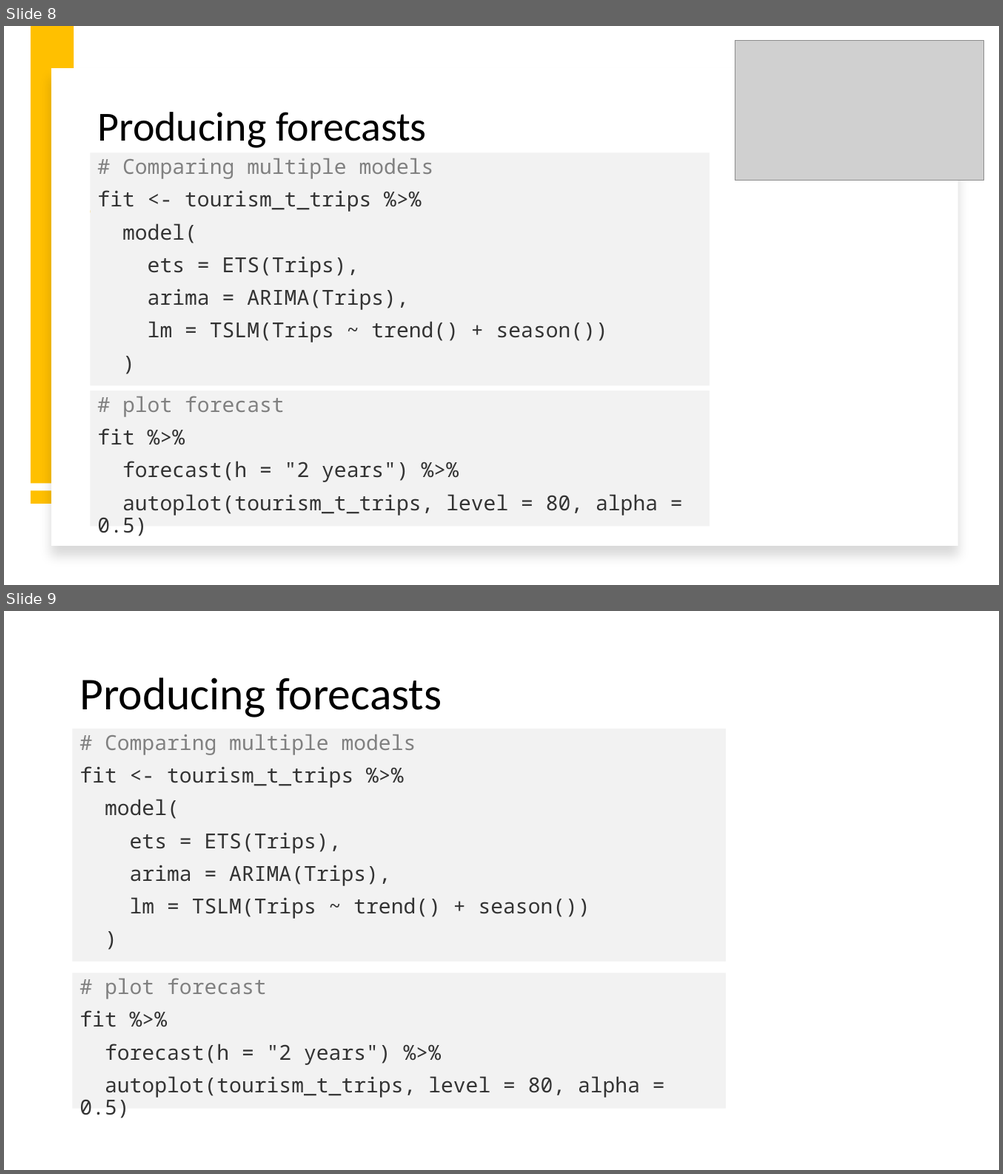
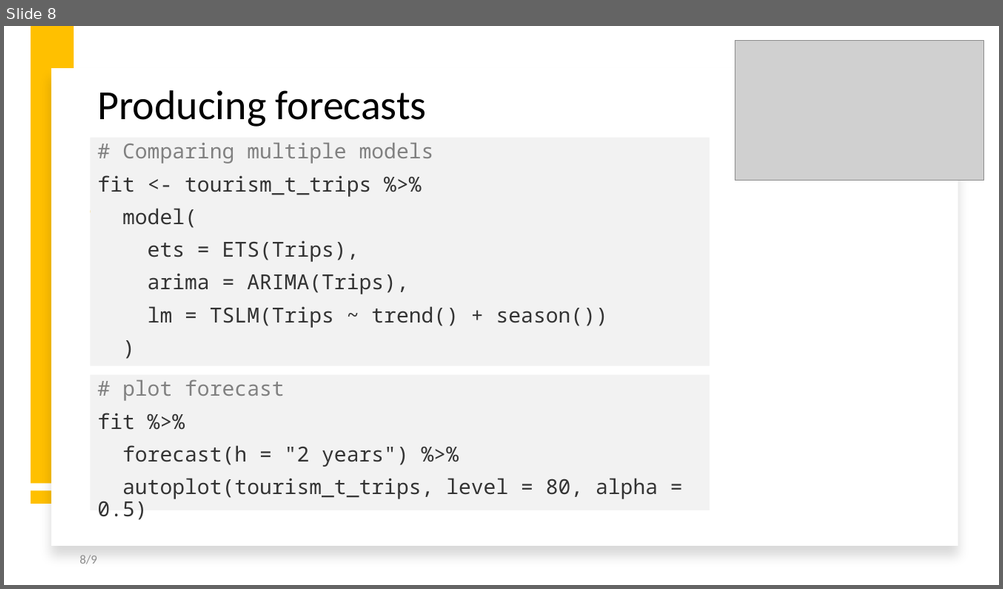
Before and after one commit to intro-to-data-science-22-workshop/-14-temporal-data-with-tsibble-and-fable-Samson-Krafft, a slide deck: tsibble and fable.pptx. Shown one above the other, each under a label of ours: slides 8 and 9 before the commit, slide 8 after it. The pictures are 1003x1174 and 1003x589 pixels, drawn with LibreOffice and Linux fonts; fonts in the diff are those of the drawing; grey boxes stand for pictures; background and template pictures are left out. Boxes give left, top, right and bottom in pixels: in the first picture for what was removed or moved away, otherwise in the second. Text is boxed around its words. In the diff, an @@ line names an element or a change of style, - is before the commit and + after.

```diff
--- a/tsibble and fable.pptx
+++ b/tsibble and fable.pptx
@@ slide 9 removed at [4, 611, 999, 1170], background #FFFFFF @@
@@ title removed at [79, 678, 441, 718] @@
-Producing forecasts
@@ rectangle removed at [73, 729, 726, 963] @@
-# Comparing multiple models
-fit <- tourism_t_trips %>%
-model(
-ets = ETS(Trips),
-arima = ARIMA(Trips),
-lm = TSLM(Trips ~ trend() + season())
-)
@@ rectangle removed at [73, 973, 726, 1109] @@
-# plot forecast
-fit %>%
-forecast(h = "2 years") %>%
-autoplot(tourism_t_trips, level = 80, alpha = 0.5)
@@ slide 8 changed as well @@
@@ title "Producing forecasts": place and size @@
-title "Producing forecasts" at [98, 112, 427, 148]
+title "Producing forecasts" at [97, 90, 427, 127]
@@ rectangle "# Comparing multiple models": place and size @@
-rectangle "# Comparing multiple models" at [90, 153, 709, 386]
+rectangle "# Comparing multiple models" at [90, 138, 709, 367]
@@ rectangle "# plot forecast": place and size @@
-rectangle "# plot forecast" at [90, 391, 709, 527]
+rectangle "# plot forecast" at [90, 375, 709, 511]
@@ page number added at [79, 555, 96, 565], 12 pt, text #8C8C8C @@
+8/9
```
Also in this commit, not shown: 8 other slides changed.
